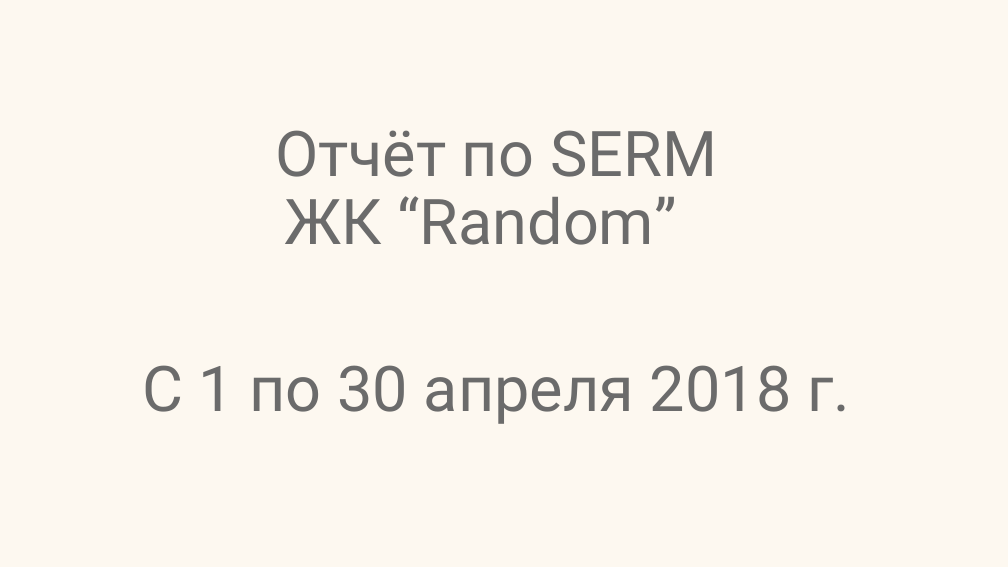
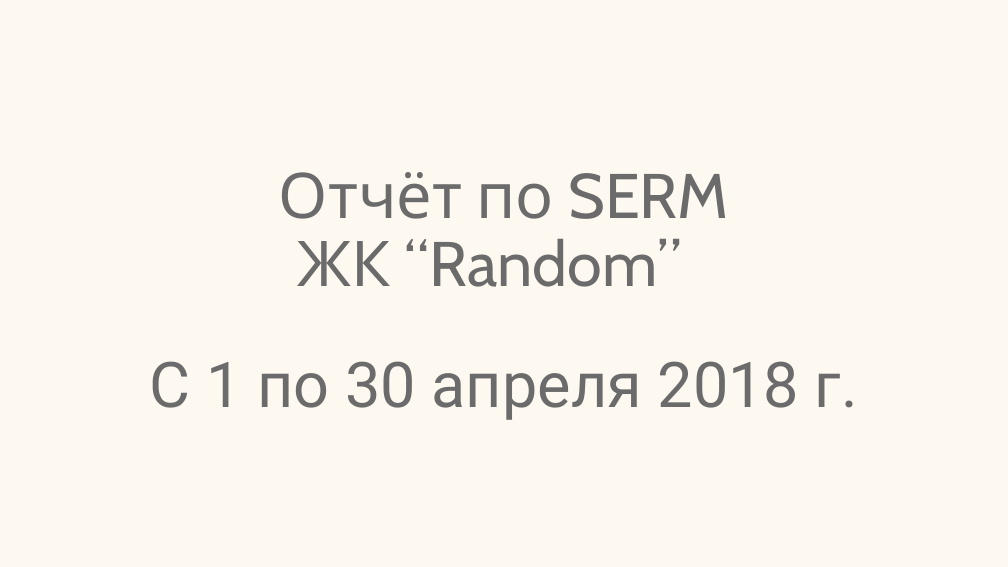
Before and after one commit to inversia/inversia.github.io, a slide deck: slide 1 of presentati/Пример месячного отчёта.pptx. Drawn at 1008x567 pixels with LibreOffice and Linux fonts; fonts in the diff are those of the drawing. Boxes give left, top, right and bottom in pixels: in the first picture for what was removed or moved away, otherwise in the second. Text is boxed around its words. In the diff, an @@ line names an element or a change of style, - is before the commit and + after.

```diff
--- a/presentati/Пример месячного отчёта.pptx
+++ b/presentati/Пример месячного отчёта.pptx
@@ title "Отчёт по SERM ЖК “Random”": place and size @@
-title "Отчёт по SERM ЖК “Random”" at [275, 130, 717, 245]
+title "Отчёт по SERM ЖК “Random”" at [279, 172, 729, 287]
@@ title "Отчёт по SERM ЖК “Random”" at [279, 172, 729, 287]: font Roboto to Cabin @@
@@ subtitle "С 1 по 30 апреля ...": place and size @@
-subtitle "С 1 по 30 апреля ..." at [142, 365, 850, 424]
+subtitle "С 1 по 30 апреля ..." at [150, 361, 858, 420]
```
Also in this commit, not shown: 16 other slides changed, 2 other files.
